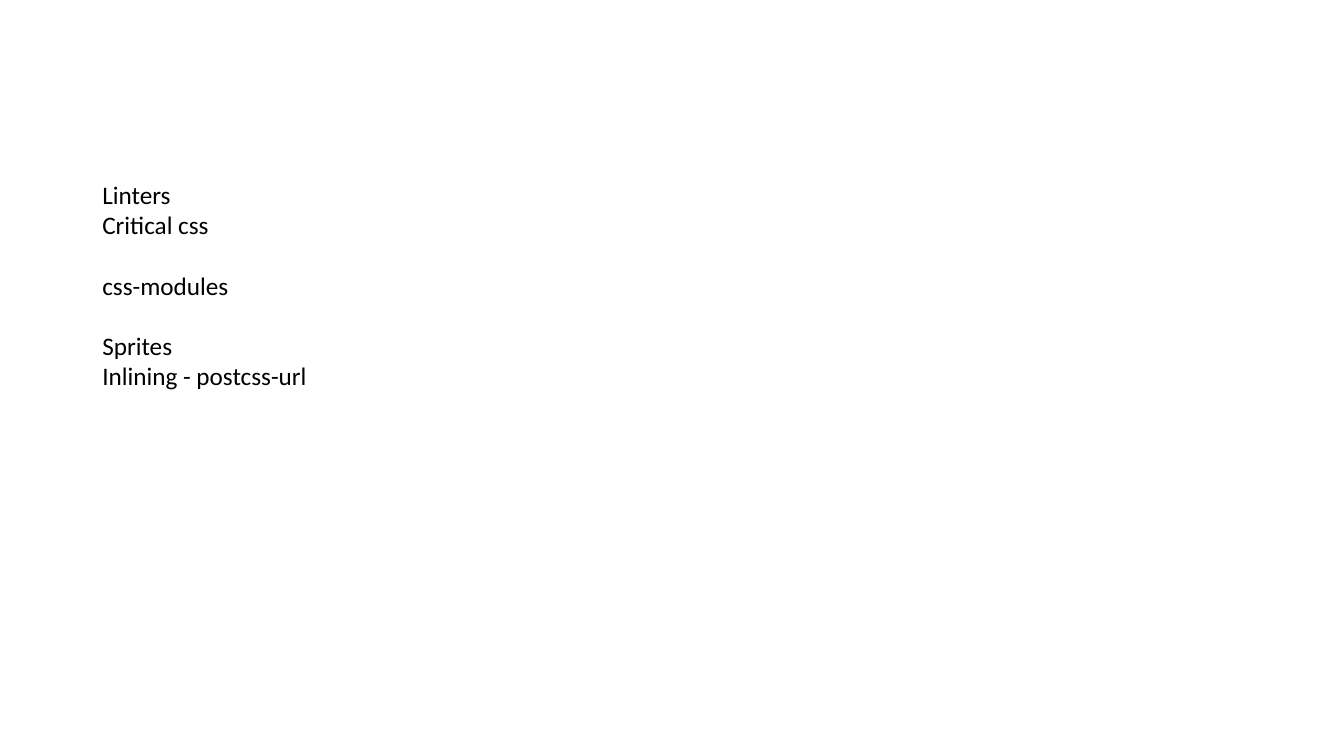
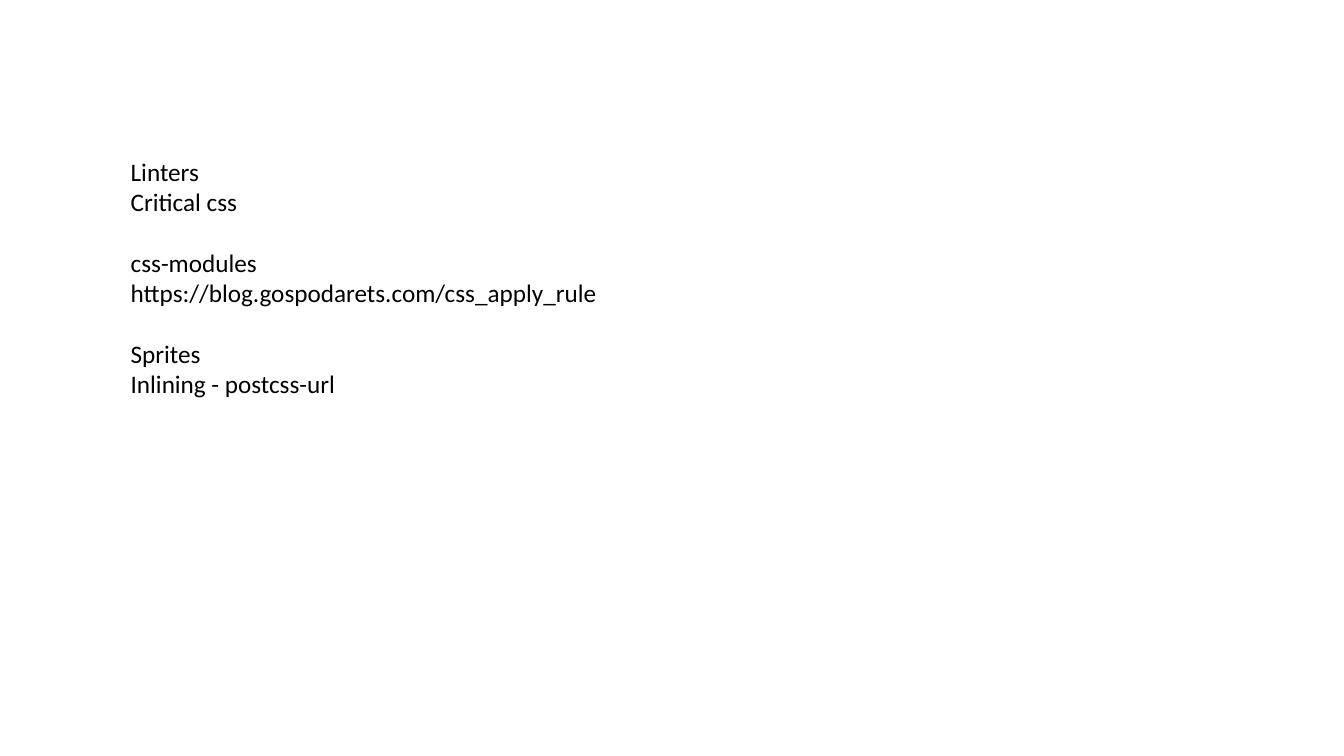
Before and after one commit to v4ku1a/postcss-demo, a slide deck: slide 4 of Presentation1.pptx. Drawn at 1344x756 pixels with LibreOffice and Linux fonts; fonts in the diff are those of the drawing. Boxes give left, top, right and bottom in pixels: in the first picture for what was removed or moved away, otherwise in the second. Text is boxed around its words. In the diff, an @@ line names an element or a change of style, - is before the commit and + after.

```diff
--- a/Presentation1.pptx
+++ b/Presentation1.pptx
@@ text "Linters": place and size @@
-text "Linters" at (102, 186, 306, 390)
+text "Linters" at (131, 163, 596, 398)
@@ text at (131, 284, 596, 307): paragraph added @@
+https://blog.gospodarets.com/css_apply_rule
```
Also in this commit, not shown: 12 other files.
